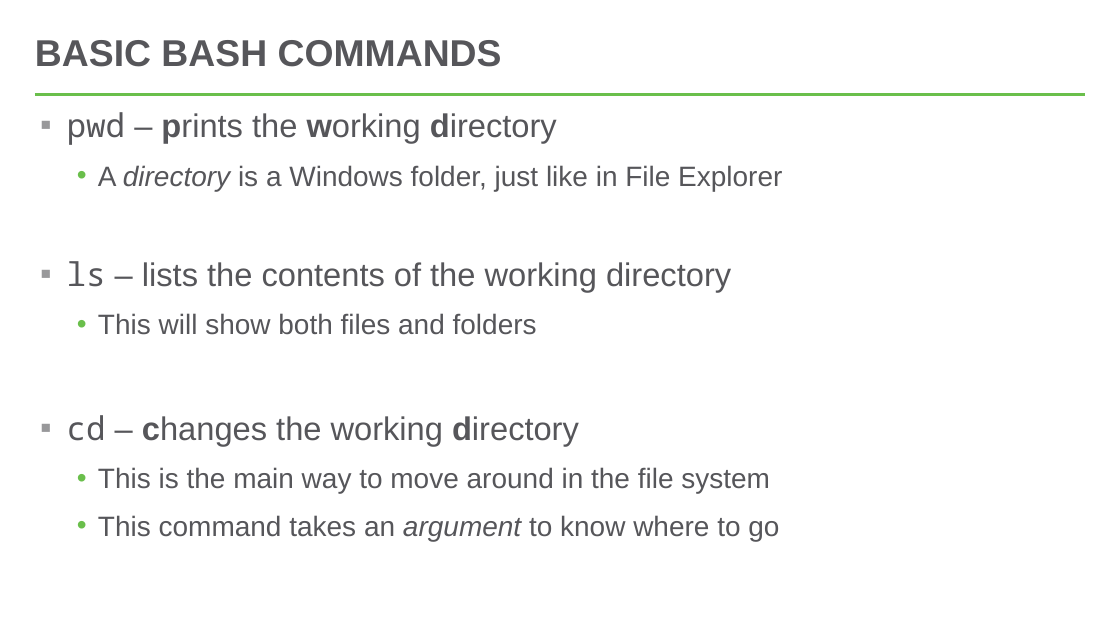
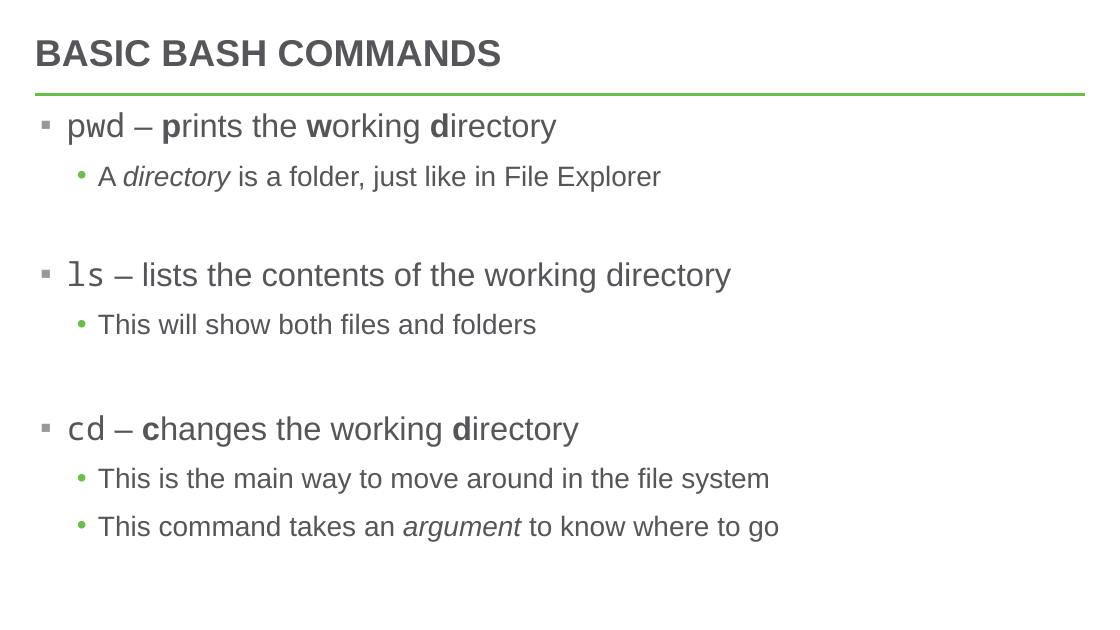
Before and after one commit to hytechclub/web-201, a slide deck: slide 8 of CommandLine/CommandLine.pptx. Drawn at 1120x630 pixels with LibreOffice and Linux fonts; fonts in the diff are those of the drawing. Boxes give left, top, right and bottom in pixels: in the first picture for what was removed or moved away, otherwise in the second. Text is boxed around its words. In the diff, an @@ line names an element or a change of style, - is before the commit and + after.

```diff
--- a/CommandLine/CommandLine.pptx
+++ b/CommandLine/CommandLine.pptx
@@ text at (98, 165, 661, 191): text changed @@
-  • A directory is a Windows folder, just like in File Explorer
+  • A directory is a folder, just like in File Explorer
```
Also in this commit, not shown: 1 other file.
